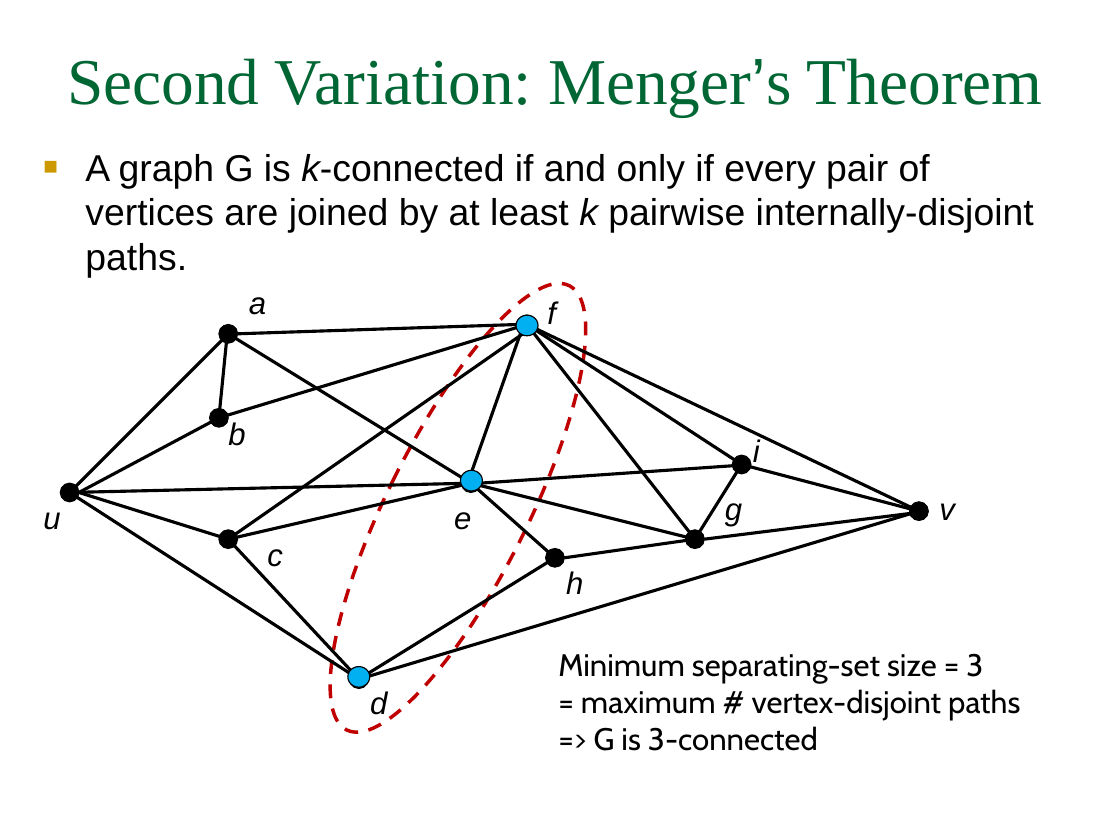
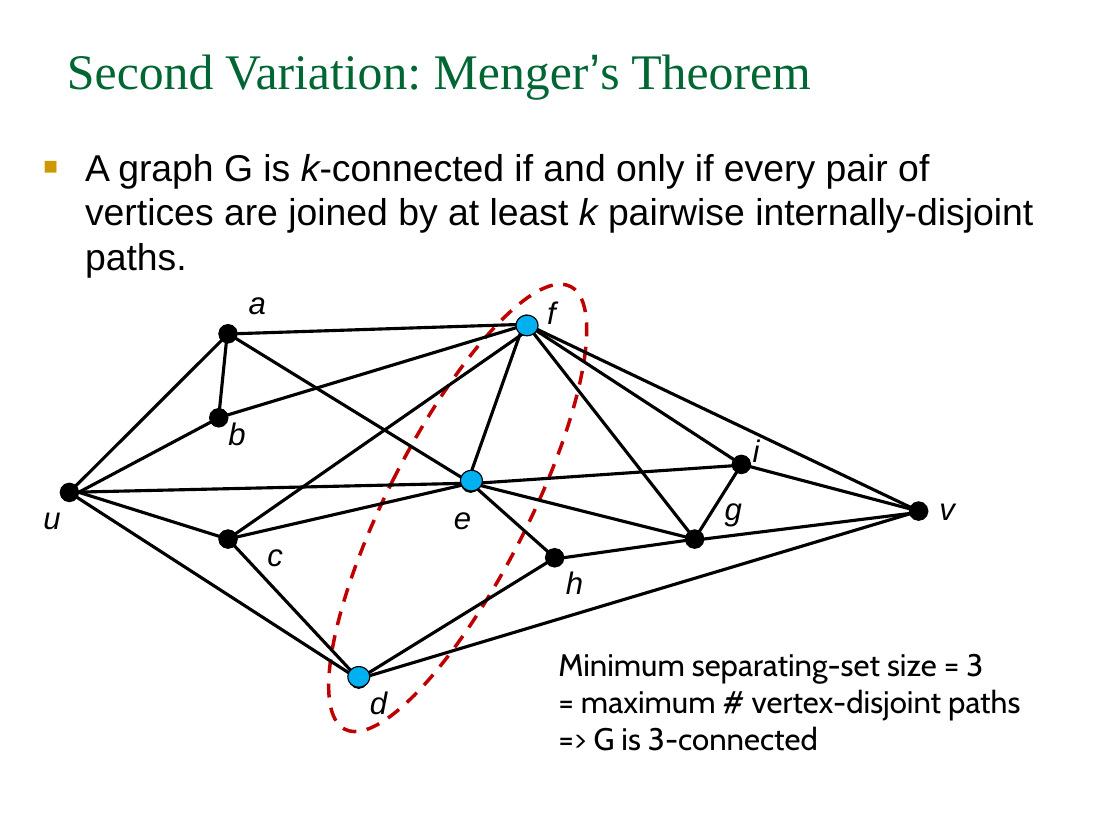
Before and after one commit to TheLethalCode/KGP_Academics, a slide deck: slide 42 of Sem_7/Graph_Theory/Lec_9.ppt. Drawn at 1120x840 pixels with LibreOffice and Linux fonts; fonts in the diff are those of the drawing. Boxes give left, top, right and bottom in pixels: in the first picture for what was removed or moved away, otherwise in the second. Text is boxed around its words. In the diff, an @@ line names an element or a change of style, - is before the commit and + after.

```diff
--- a/Sem_7/Graph_Theory/Lec_9.ppt
+++ b/Sem_7/Graph_Theory/Lec_9.ppt
@@ text "Second Variation: Menger’s Theorem" at (67, 54, 811, 99): size 42 to 32 pt @@
@@ text "A graph G is k-connected ..." at (85, 154, 1033, 278): indent changed @@
```
Also in this commit, not shown: 36 other slides changed, 4 other files.
